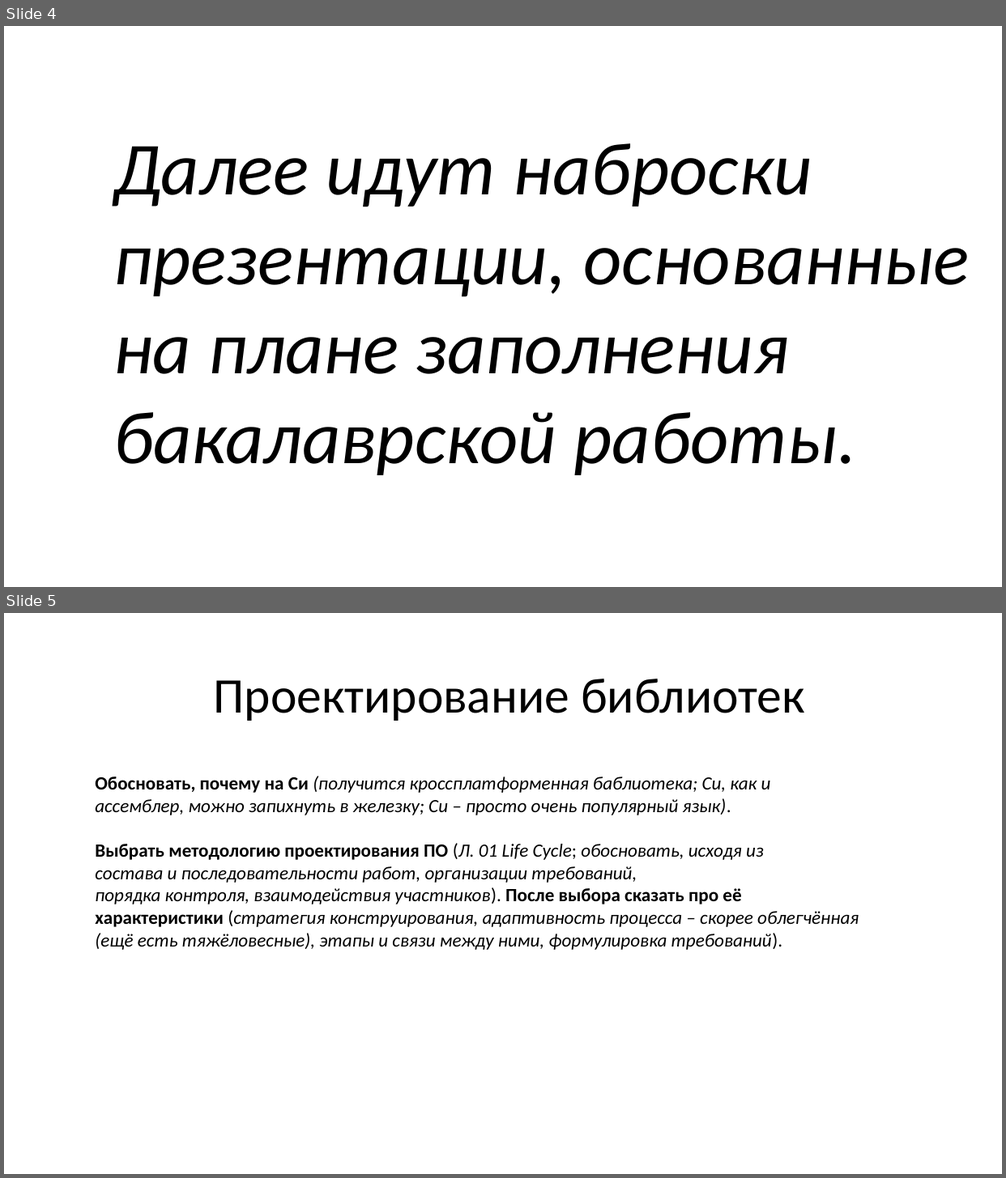
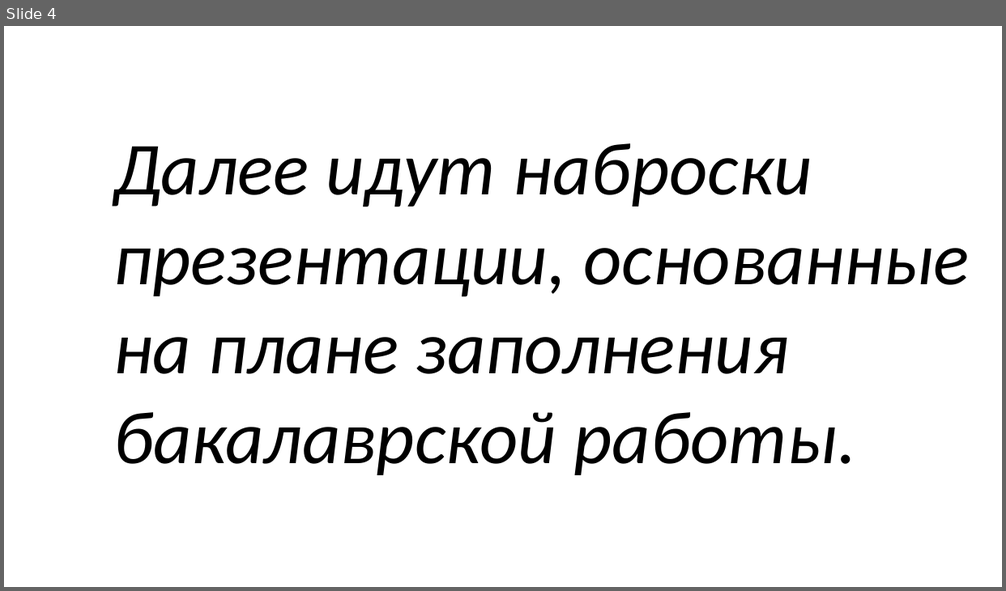
Before and after one commit to mrAdiy/rmsc_bak, a slide deck: Доклад на 17_05_2016.pptx. Shown one above the other, each under a label of ours: slides 4 and 5 before the commit, slide 4 after it. The pictures are 1006x1178 and 1006x591 pixels, drawn with LibreOffice and Linux fonts; fonts in the diff are those of the drawing. Boxes give left, top, right and bottom in pixels: in the first picture for what was removed or moved away, otherwise in the second. Text is boxed around its words. In the diff, an @@ line names an element or a change of style, - is before the commit and + after.

```diff
--- a/Доклад на 17_05_2016.pptx
+++ b/Доклад на 17_05_2016.pptx
@@ slide 5 removed at [4,613,1002,1174], background #FFFFFF @@
@@ text removed at [213,679,805,721] @@
-Проектирование библиотек
@@ text removed at [95,776,859,950] @@
-Обосновать, почему на Си (получится кроссплатформенная баблиотека; Си, как и
-ассемблер, можно запихнуть в железку; Си – просто очень популярный язык).
-Выбрать методологию проектирования ПО (Л. 01 Life Cycle; обосновать, исходя из
-состава и последовательности работ, организации требований,
-порядка контроля, взаимодействия участников). После выбора сказать про её
-характеристики (стратегия конструирования, адаптивность процесса – скорее облегчённая
-(ещё есть тяжёловесные), этапы и связи между ними, формулировка требований).
```
Also in this commit, not shown: 2 slides added, 2 other slides removed, 1 other file.
